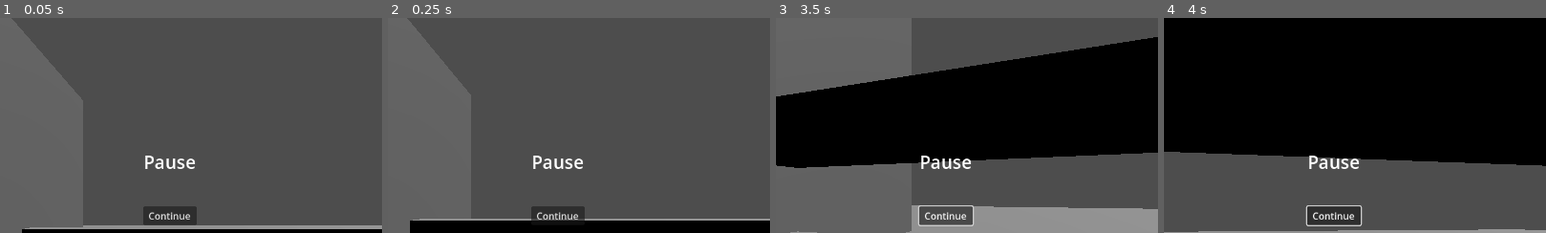
Above: before the commit, frames 1-4 (left to right).
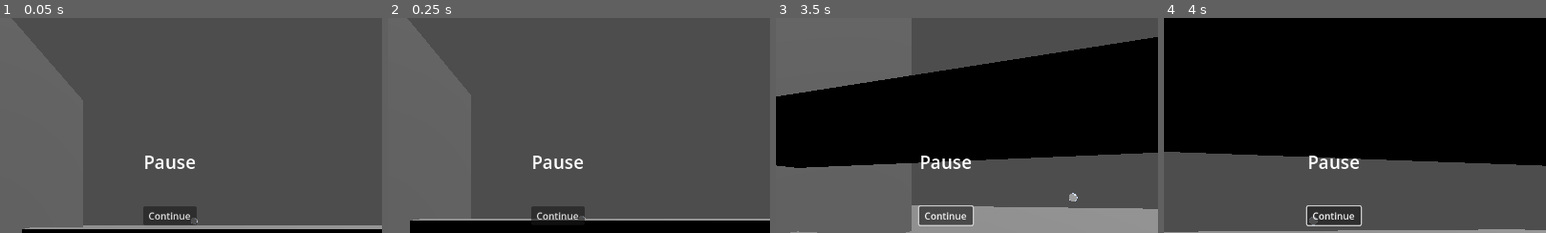
Above: after the commit, the same moments.

Repository: electrp/ggj25
Game: Godot game, scene res://levels/lvl_RoomTest.tscn
Two runs of this game, one before a commit and one after it. Both use one fixed random seed, a clock stepped at 60 frames per second and the inputs below.
Inputs (mouse positions are % of the whole screen's width and height, from its top left):
- Up to frame 1 (0.05 s): no input
- Up to frame 2 (0.25 s): no input
- Up to frame 3 (3.5 s): click "Continue" at 0.5 s; click "Continue" at 1.25 s; tap Enter at 2 s; move the mouse to (55, 50) at 2.02 s; hold Up (ui_up) from 2.03 s (still down); click (55, 50) at 2.17 s; tap Space (ui_accept) at 2.27, 3.02 s; move the mouse to (45, 50) at 2.77 s
- Up to frame 4 (4 s): keep holding Up (ui_up); move the mouse to (52, 48) at 3.52 s
The pictures show only the part of the screen within x 28-78%, y 8-58%; the shares and areas given below are measured in that part.

The runs differ from the first frame. In frame 1, less than 0.1% of the frame differs, in the area x 50-52%, y 92-96%; in frame 2, less than 0.1%; in frame 3, less than 0.1%, in the area x 76-79%, y 81-86%; in frame 4, less than 0.1%.

Commit message:
Test Room

Diff:
--- /dev/null
+++ b/ggj25/assets/shaders/pf_Vent.gdshader
@@ -0,0 +1,16 @@
+shader_type spatial;
+
+void vertex() {
+	// Called for every vertex the material is visible on.
+}
+
+void fragment() {
+	ALPHA = .1;
+	ALBEDO = vec3(1, 0, 0);
+	// Called for every pixel the material is visible on.
+}
+
+//void light() {
+	// Called for every pixel for every light affecting the material.
+	// Uncomment to replace the default light processing function with this one.
+//}
--- /dev/null
+++ b/ggj25/levels/lvl_Room1.tscn
@@ -0,0 +1,90 @@
+[gd_scene load_steps=6 format=3 uid="uid://b7kkhjp281kc6"]
+
+[ext_resource type="PackedScene" uid="uid://b5logkqgxqaun" path="res://prefabs/pf_Player.tscn" id="1_2lqyt"]
+[ext_resource type="PackedScene" uid="uid://j4sd65yaxc0i" path="res://prefabs/pf_BubbleSpawner.tscn" id="2_j1ux3"]
+[ext_resource type="PackedScene" uid="uid://cvtqjhvbijcac" path="res://prefabs/pf_Vent.tscn" id="3_xm7k1"]
+
+[sub_resource type="BoxMesh" id="BoxMesh_kqw4f"]
+
+[sub_resource type="GDScript" id="GDScript_mkm0p"]
+resource_name = "wall"
+script/source = "extends CSGBox3D
+
+
+# Called when the node enters the scene tree for the first time.
+func _ready() -> void:
+	pass # Replace with function body.
+
+
+# Called every frame. 'delta' is the elapsed time since the previous frame.
+func _process(delta: float) -> void:
+	pass
+
+
+func _on_pf_vent_bubble_entered() -> void:
+	self.queue_free()
+	pass # Replace with function body.
+"
+
+[node name="Node3D2" type="Node3D"]
+
+[node name="Floor" type="CSGBox3D" parent="." groups=["poppable"]]
+transform = Transform3D(100, 0, 0, 0, 1, 0, 0, 0, 100, 0, 0.361331, 0)
+use_collision = true
+
+[node name="MeshInstance3D" type="MeshInstance3D" parent="Floor"]
+transform = Transform3D(1, 0, 0, 0, 1, 0, 0, 0, 1, -0.000330696, 0, -5.91278e-07)
+mesh = SubResource("BoxMesh_kqw4f")
+skeleton = NodePath("")
+
+[node name="WallLeft" type="CSGBox3D" parent="." groups=["poppable"]]
+transform = Transform3D(10, 0, 0, 0, 9.49386, 0, 0, 0, 0.266045, -0.0106361, 5.60184, -5.15279)
+use_collision = true
+
+[node name="WallRight" type="CSGBox3D" parent="." groups=["poppable"]]
+transform = Transform3D(-27.8161, 0, -2.32584e-08, 0, 9.49386, 0, 2.43176e-06, 0, -0.266045, 4.80899, 5.63414, 5.08551)
+use_collision = true
+size = Vector3(0.70166, 1, 1)
+
+[node name="WallBack" type="CSGBox3D" parent="." groups=["poppable"]]
+transform = Transform3D(-4.37114e-07, 0, -0.266045, 0, 9.49386, 0, 10, 0, -1.16292e-08, -5.14368, 5.65043, -0.00750303)
+use_collision = true
+
+[node name="DirectionalLight3D" type="DirectionalLight3D" parent="."]
+transform = Transform3D(-0.0130407, -0.914685, 0.403957, -0.0295129, 0.404168, 0.914209, -0.999479, 1.30453e-08, -0.0322656, 13.3562, 19.5897, 0)
+
+[node name="WallLeft2" type="CSGBox3D" parent="." groups=["poppable"]]
+transform = Transform3D(-4.37114e-07, 0, 0.266045, 0, 9.49386, 0, -10, 0, -1.16292e-08, 4.91649, 5.60184, -9.38814)
+use_collision = true
+size = Vector3(0.861328, 1, 1)
+
+[node name="Player" parent="." instance=ExtResource("1_2lqyt")]
+transform = Transform3D(1, 0, 0, 0, 1, 0, 0, 0, 1, 3.09027, 4.21921, 0.0133736)
+
+[node name="BubbleSpawner" parent="." instance=ExtResource("2_j1ux3")]
+transform = Transform3D(-4.37114e-08, -0.130368, -4.37114e-08, 0, -5.69858e-09, 1, -1, 5.69858e-09, 1.91069e-15, 14.4437, 2.25992, 0.852121)
+
+[node name="WallLeft3" type="CSGBox3D" parent="." groups=["poppable"]]
+transform = Transform3D(-4.37114e-07, 0, 0.266045, 0, 9.49386, 0, -10, 0, -1.16292e-08, 14.5256, 5.60869, -0.0827174)
+use_collision = true
+
+[node name="WallLeft4" type="CSGBox3D" parent="." groups=["poppable"]]
+transform = Transform3D(-10, 0, -2.32584e-08, 0, 9.49386, 0, 8.74228e-07, 0, -0.266045, 14.6919, 5.57181, -13.4936)
+use_collision = true
+size = Vector3(1.9458, 1, 1)
+
+[node name="WallLeft5" type="CSGBox3D" parent="." groups=["poppable"]]
+transform = Transform3D(1.31134e-06, 0, -0.266045, 0, 9.49386, 0, 10, 0, 3.48876e-08, 24.3474, 5.57181, -3.70423)
+use_collision = true
+size = Vector3(1.9458, 1, 1)
+
+[node name="PfVent" parent="." instance=ExtResource("3_xm7k1")]
+transform = Transform3D(6.69158, 0, 0, 0, 1, 0, 0, 0, 1, 19.4005, 2.284, 0.667525)
+
+[node name="WallLeft6" type="CSGBox3D" parent="." groups=["poppable"]]
+transform = Transform3D(10, 0, 4.65168e-08, 0, 9.49386, 0, -1.74846e-06, 0, 0.266045, 18.7976, 5.46692, 5.16848)
+use_collision = true
+size = Vector3(1.2196, 0.990784, 1)
+script = SubResource("GDScript_mkm0p")
+
+[connection signal="bubble_entered" from="PfVent" to="WallLeft6" method="_on_pf_vent_bubble_entered"]
--- a/ggj25/prefabs/pf_Bubble.tscn
+++ b/ggj25/prefabs/pf_Bubble.tscn
@@ -23,7 +23,7 @@
 
 [sub_resource type="SphereShape3D" id="SphereShape3D_cghdm"]
 
-[node name="Bubble" type="RigidBody3D" groups=["pushable"]]
+[node name="Bubble" type="RigidBody3D" groups=["bubble", "pushable"]]
 transform = Transform3D(1, 0, 0, 0, 1, 0, 0, 0, 1, -0.0181284, 1.78814e-07, 0.00431776)
 disable_mode = 2
 collision_layer = 2
@@ -33,7 +33,8 @@
 linear_damp = 0.952
 script = SubResource("GDScript_75yce")
 
-[node name="CollisionShape3D" type="CollisionShape3D" parent="."]
+[node name="CollisionShape3D" type="CollisionShape3D" parent="." groups=["bubble"]]
+transform = Transform3D(1, 0, 0, 0, 1, 0, 0, 0, 1, 0.00540876, -0.0206522, 0.00990057)
 shape = SubResource("SphereShape3D_cghdm")
 
 [node name="Sprite3D" type="Sprite3D" parent="."]
--- a/ggj25/prefabs/pf_BubbleSpawner.tscn
+++ b/ggj25/prefabs/pf_BubbleSpawner.tscn
@@ -4,6 +4,7 @@
 [ext_resource type="PackedScene" uid="uid://chisax6gmxmwm" path="res://prefabs/pf_Bubble.tscn" id="2_ake4c"]
 
 [node name="BubbleSpawner" type="CSGCylinder3D"]
+transform = Transform3D(1, 0, 0, 0, 0.0889834, 0, 0, 0, 1, 0, 0, 0)
 script = ExtResource("1_knpvm")
 bubble_scene = ExtResource("2_ake4c")
 
@@ -14,4 +15,4 @@
 transform = Transform3D(0.8, 0, 0, 0, 0.1, 7.10543e-16, 0, -8.88178e-17, 0.8, 0, 1.071, 0)
 
 [node name="Marker3D" type="Marker3D" parent="."]
-transform = Transform3D(1, 0, 0, 0, 1, 0, 0, 0, 1, 0, 5.77803, 0)
+transform = Transform3D(1, 0, 0, 0, 1, 0, 0, 0, 1, 0, 44.554, 0)
--- /dev/null
+++ b/ggj25/prefabs/pf_Vent.tscn
@@ -0,0 +1,26 @@
+[gd_scene load_steps=6 format=3 uid="uid://cvtqjhvbijcac"]
+
+[ext_resource type="Script" path="res://scripts/scr_BubbleDetector.gd" id="1_h8h2f"]
+[ext_resource type="Shader" path="res://assets/shaders/pf_Vent.gdshader" id="2_e4gl5"]
+
+[sub_resource type="BoxShape3D" id="BoxShape3D_iaa0c"]
+
+[sub_resource type="ShaderMaterial" id="ShaderMaterial_vkvne"]
+render_priority = 0
+shader = ExtResource("2_e4gl5")
+
+[sub_resource type="BoxMesh" id="BoxMesh_o1htn"]
+material = SubResource("ShaderMaterial_vkvne")
+
+[node name="PfVent" type="Area3D"]
+collision_mask = 3
+script = ExtResource("1_h8h2f")
+
+[node name="CollisionShape3D" type="CollisionShape3D" parent="."]
+shape = SubResource("BoxShape3D_iaa0c")
+
+[node name="MeshInstance3D" type="MeshInstance3D" parent="."]
+layers = 3
+mesh = SubResource("BoxMesh_o1htn")
+
+[connection signal="body_entered" from="." to="." method="_on_body_entered"]
--- a/ggj25/project.godot
+++ b/ggj25/project.godot
@@ -29,6 +29,7 @@
 
 pushable=""
 poppable=""
+bubble=""
 
 [input]
 
--- /dev/null
+++ b/ggj25/scripts/scr_BubbleDetector.gd
@@ -0,0 +1,18 @@
+extends Node
+
+signal bubble_entered
+
+# Called when the node enters the scene tree for the first time.
+func _ready() -> void:
+	pass # Replace with function body.
+
+
+# Called every frame. 'delta' is the elapsed time since the previous frame.
+func _process(delta: float) -> void:
+	pass
+
+
+func _on_body_entered(body: Node3D) -> void:
+	if(body.name == "Bubble"):
+		bubble_entered.emit()
+	pass # Replace with function body.
